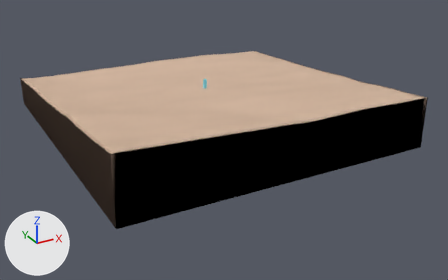
An edit to the glTF model assets/models/wp4-contact.glb, drawn before and after from the same camera.
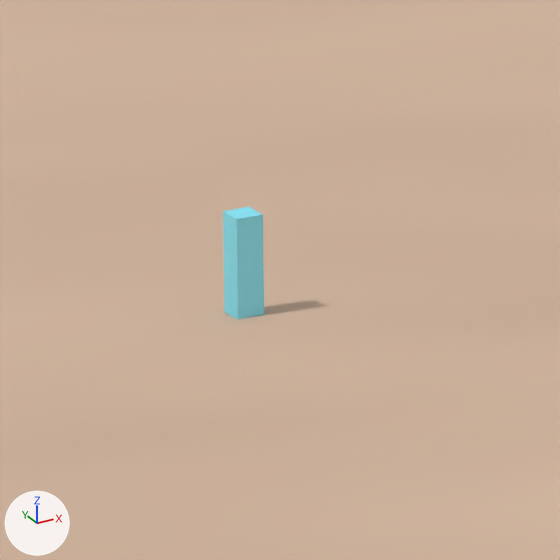
Each version appears first whole from a 50 mm camera at (-53.61, -105.35, 40.42) aimed at (1.61, -4.96, -9.78), and next in a close-up on the part from 41% to 52% of the width and 22% to 39% of the height. Every picture has the same lights, and +X, +Y and +Z are marked at lower left. The older version's two pictures come first. Where no turn or scale is listed for an object, it has been applied to the vertices. Vertices at exactly the same position are counted once.

The older version as bpy lines, for what is in view:
```python
me_mesh_0 = bpy.data.meshes.new('Mesh_0')
me_mesh_0.from_pydata(...)  # 3969 vertices, 7690 faces; spans x -30.0..30.0, y -30.0..30.0, z -7.7..4.4
me_mesh_0.materials.append(mat_material_0)
ob_wp4_contact = bpy.data.objects.new('wp4-contact', me_mesh_0)
ob_wp4_contact.location = (0.0, 0.0, 0.0)
```
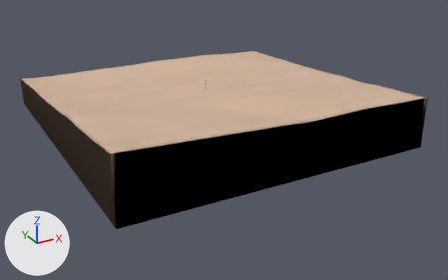
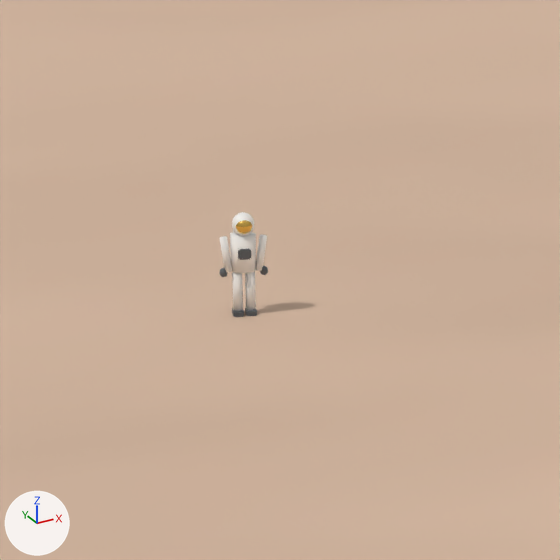
The change in detail:
Material 'Suit white' (mat_suit_white) is new.
Its base color is (0.86, 0.85, 0.82) (white #efedea).
Its roughness is 0.7.
Material 'Visor gold' (mat_visor_gold) is new.
Its base color is (0.85, 0.55, 0.12) (yellow #edc461).
Its metallic is 1.0.
Its roughness is 0.15.
Material 'Suit dark' (mat_suit_dark) is new.
Its base color is (0.1, 0.11, 0.12) (dark grey #595d61).
Its roughness is 0.6.
Material 'Suit stripe' (mat_suit_stripe) is new.
Its base color is (1.0, 0.19, 0.05) (orange #ff793f).
Its roughness is 0.6.
me_mesh_0 is used by ob_wp4_contact; location (0.0, 0.0, 0.0).
me_mesh_0 had 3969 vertices, 7690 faces and spanned x -30.0..30.0, y -30.0..30.0, z -7.7..4.4.
me_mesh_0 now has 3961 vertices, 7680 faces and spans x -30.0..30.0, y -30.0..30.0, z -7.7..4.4.
me_mesh_0 part 1: the loose piece of 8 vertices spanning x -0.2..0.2, y -0.2..0.2, z 0.0..1.8 is deleted.
Mesh me_crew_part is new.
It has 1208 vertices, 2360 faces and spans x -0.39..0.39, y -0.23..0.35, z 0.0..1.8.
Faces by material slot: [800, 1060, 60, 440].
It uses material mat_suit_white (white #efedea).
It uses material mat_suit_dark (dark grey #595d61).
It uses material mat_suit_stripe (orange #ff793f).
It uses material mat_visor_gold (yellow #edc461).
Object 'Crew.001' (ob_crew_001) is new; it shows me_crew_part.
Its location is (0.0, 0.0, 0.0).

What differs and where, as boxes (x1, y1, x2, y2) in the close-ups (560 x 560 px):
'Crew.001', added: after (219, 212, 268, 317)
    faces in mat_suit_white (white #efedea): (219, 212, 267, 310)
    faces in mat_suit_dark (dark grey #595d61): (219, 249, 268, 317)
    faces in mat_visor_gold (yellow #edc461): (236, 220, 252, 234)
part 1 of me_mesh_0, deleted: before (223, 207, 264, 319)
